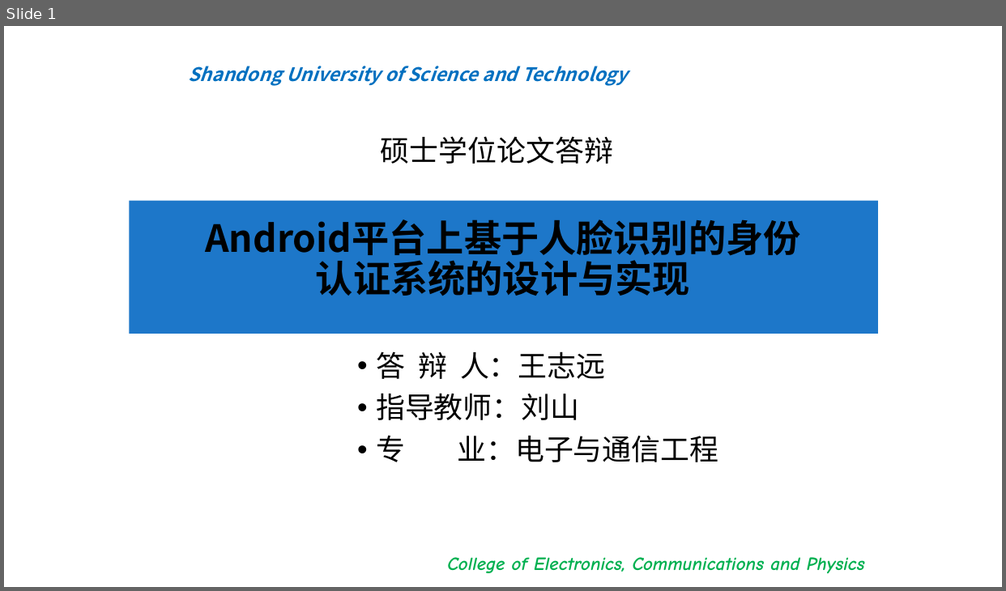
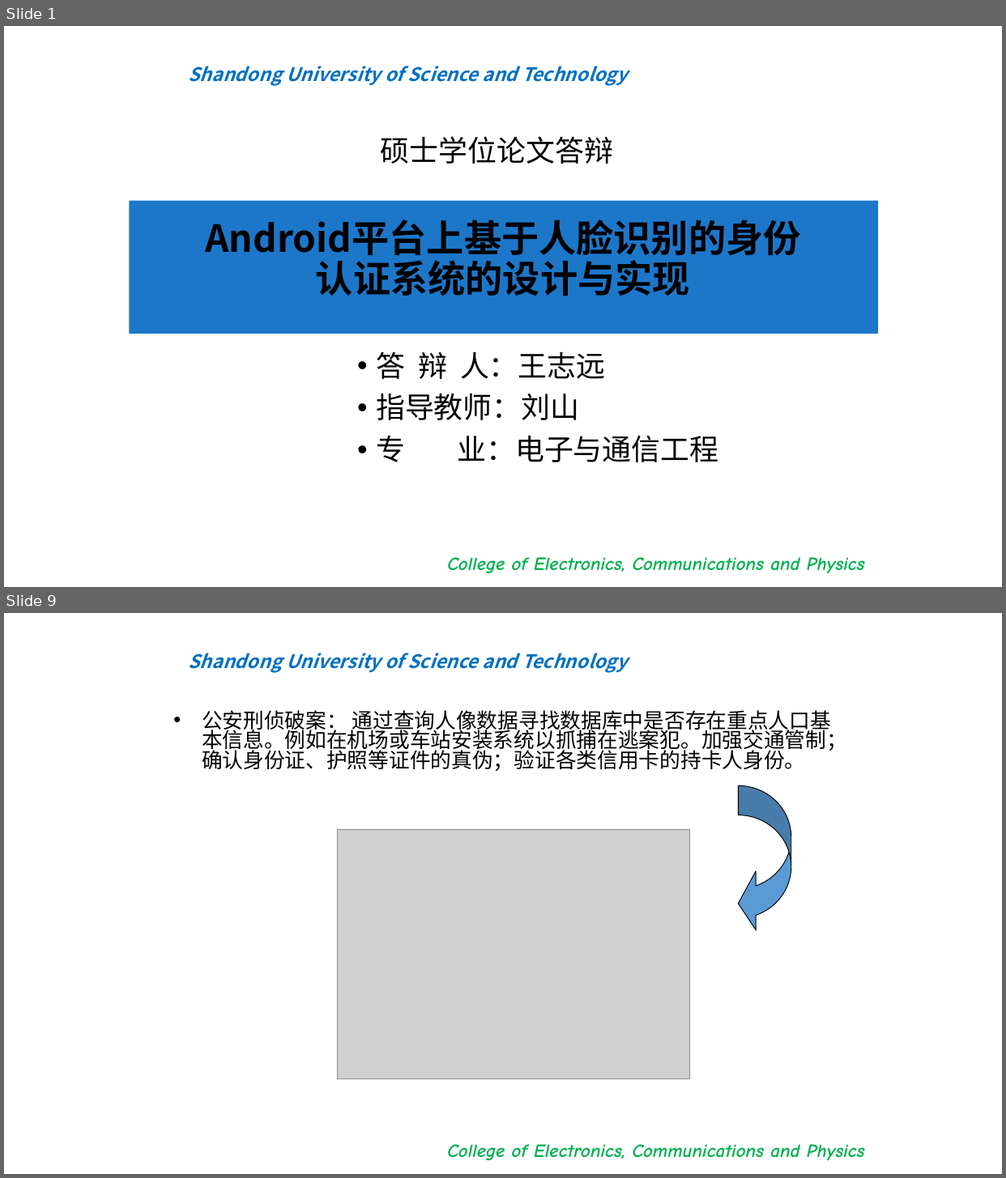
Before and after one commit to bigflyboy/biyelunwen, a slide deck: 王志远毕业答辩.pptx. Shown one above the other, each under a label of ours: slide 1 before the commit, slides 1 and 9 after it; the slides between them are not shown. The pictures are 1006x591 and 1006x1178 pixels, drawn with LibreOffice and Linux fonts; fonts in the diff are those of the drawing; grey boxes stand for pictures; background and template pictures are left out. Boxes give left, top, right and bottom in pixels: in the first picture for what was removed or moved away, otherwise in the second. Text is boxed around its words. In the diff, an @@ line names an element or a change of style, - is before the commit and + after.

```diff
--- a/王志远毕业答辩.pptx
+++ b/王志远毕业答辩.pptx
@@ slide 9 added at (x1=4, y1=613, x2=1002, y2=1174), background #FFFFFF; not listed: 2 template elements that a slide beside it also shows @@
@@ text added at (x1=202, y1=710, x2=847, y2=771), 20 pt, text #000000 @@
+• 公安刑侦破案： 通过查询人像数据寻找数据库中是否存在重点人口基本信息。例如在机场或车站安装系统以抓捕在逃案犯。加强交通管制；确认身份证、护照等证件的真伪；验证各类信用卡的持卡人身份。
@@ curved left arrow added at (x1=739, y1=786, x2=791, y2=934), fill #5B9BD5, outline #000000 0.75 pt @@
@@ picture added at (x1=337, y1=829, x2=689, y2=1080) @@
```
Also in this commit, not shown: 17 other slides added, 3 other files.
